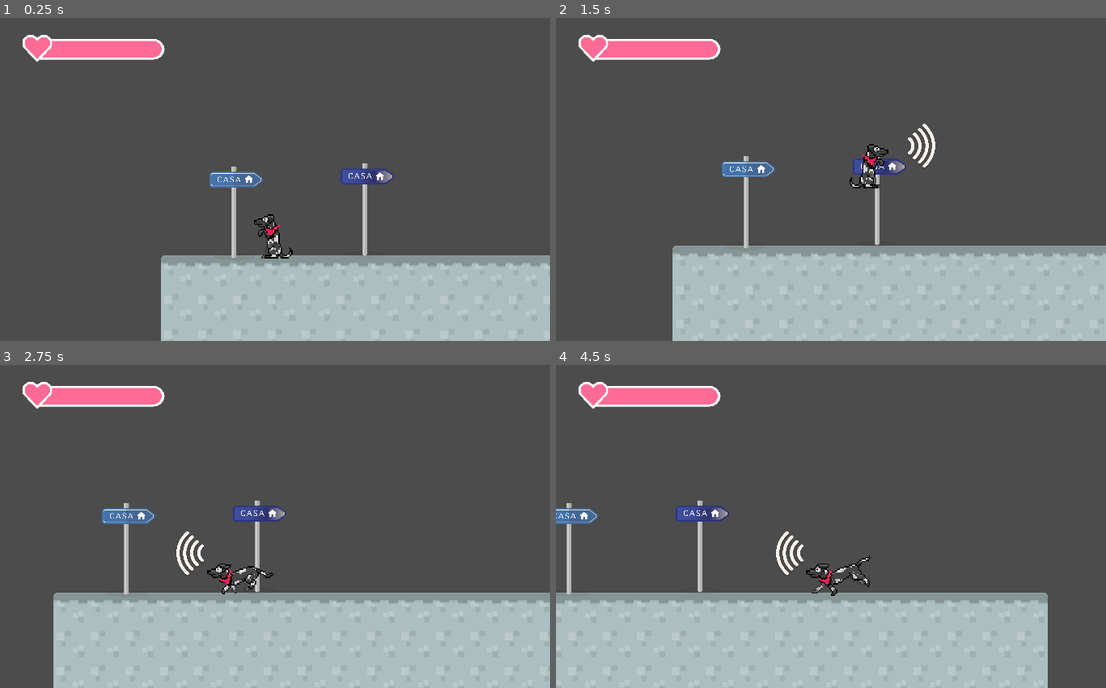
Above: before the commit, frames 1-4 (two rows, left to right).
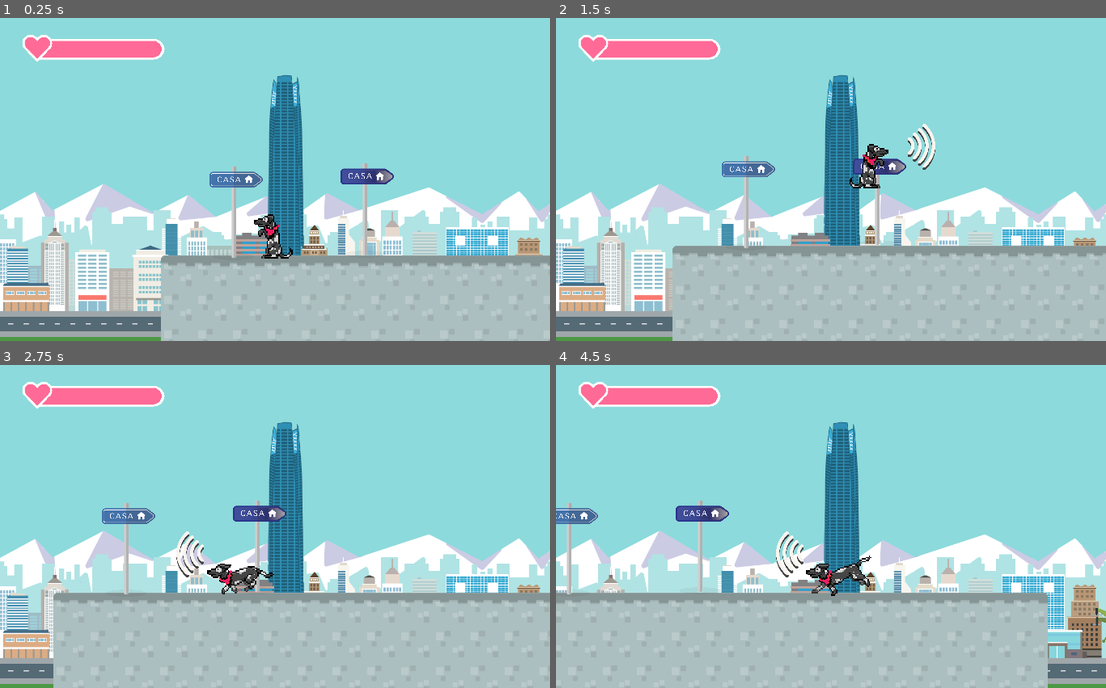
Above: after the commit, the same moments.

Repository: pabtorres/take-me-hoom
Game: Godot game, scene res://scenes/CityDay.tscn
The game is run twice, just before and just after one commit, with the same random seed, the same clock (stepped at 60 frames per second) and the same inputs. This scene is started directly instead of the project's main scene.
Inputs:
- Up to frame 1 (0.25 s): no input
- Up to frame 2 (1.5 s): hold B (attack1) 0.53-1.28 s; hold Right (right1) from 0.53 s (still down); tap Space (jump1) at 0.77 s; tap S (awake) at 1.35 s
- Up to frame 3 (2.75 s): tap Space (jump1) at 1.52 s; release Right (right1) at 2.03 s; hold Left (left1) from 2.03 s (still down); tap P (dark_place) at 2.1 s
- Up to frame 4 (4.5 s): release Left (left1) at 2.78 s; hold Right (right1) 2.78-4.28 s; tap E (left2) at 2.85 s; tap Space (jump1) at 3.02, 3.77 s; hold R (right2) 3.53-4.28 s; hold Left (left1) from 4.28 s (still down); tap D (sleep) at 4.35 s

The runs differ from the first frame. In frame 1, 78% of the frame differs, in the area x 0-100%, y 0-100%; in frame 2, 73%; in frame 3, 70%; in frame 4, 70%.

Commit message:
Added city background and music

Diff:
--- a/scenes/CityDay.tscn
+++ b/scenes/CityDay.tscn
@@ -32,6 +32,7 @@
 [ext_resource path="res://scripts/Checkpoint.gd" type="Script" id=30]
 [ext_resource path="res://sprites/powerups/checkpoint_200x200.png" type="Texture" id=31]
 [ext_resource path="res://scenes/NightSign2.tscn" type="PackedScene" id=32]
+[ext_resource path="res://sprites/backgrounds/Landscape 3.png" type="Texture" id=33]
 
 [sub_resource type="ConvexPolygonShape2D" id=1]
 points = PoolVector2Array( 0, 0, 128, 0, 128, 128, 0, 128 )
@@ -577,10 +578,14 @@
 tile_data = PoolIntArray( 65516, 18, 0, 65517, 19, 0, 65518, 19, 0, 65519, 19, 0, 65520, 19, 0, 65521, 19, 0, 65522, 19 …(1092 unchanged characters)…
 
 [node name="Background" type="CanvasLayer" parent="."]
+layer = -1
 
 [node name="CityDayBackground" type="TextureRect" parent="Background"]
-margin_right = 40.0
-margin_bottom = 40.0
+anchor_right = 1.0
+anchor_bottom = 1.0
+margin_right = 1.0
+texture = ExtResource( 33 )
+expand = true
 __meta__ = {
 "_edit_use_anchors_": false
 }
@@ -599,7 +604,7 @@
 [node name="InGameMenu" parent="." instance=ExtResource( 24 )]
 
 [node name="Drone" parent="." instance=ExtResource( 29 )]
-position = Vector2( 226, -110 )
+position = Vector2( -61, -34 )
 
 [node name="Puma" parent="." instance=ExtResource( 28 )]
 position = Vector2( 474.049, -28.6923 )
--- a/scripts/MusicManager.gd
+++ b/scripts/MusicManager.gd
@@ -4,7 +4,7 @@
   'menu.ogg',
   'PRDS01_DIA.ogg',
   'PRDS01_NOCHE.ogg',
-  'music_test.wav',
+  'PRDS02_DIA.ogg',
 ]
 
 var can_change_music = false
Not shown, added: music/PRDS02_DIA.ogg.import
Not shown, added: music/PRDS02_NOCHE.ogg.import
Not shown: 1 places in scenes/CityDay.tscn that only renumber resources
Binary file added: sprites/backgrounds/Landscape 3.png
Not shown, added: sprites/backgrounds/Landscape 3.png.import
Not shown, added: music/PRDS02_DIA.ogg
Not shown, added: music/PRDS02_NOCHE.ogg
